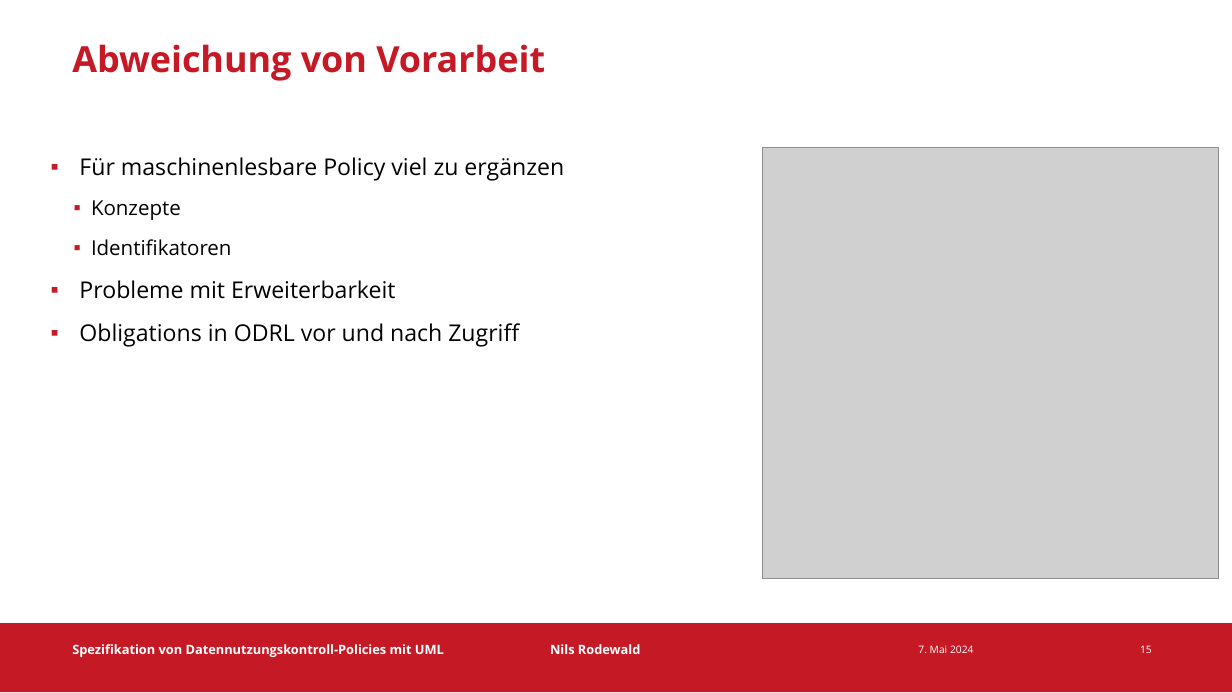
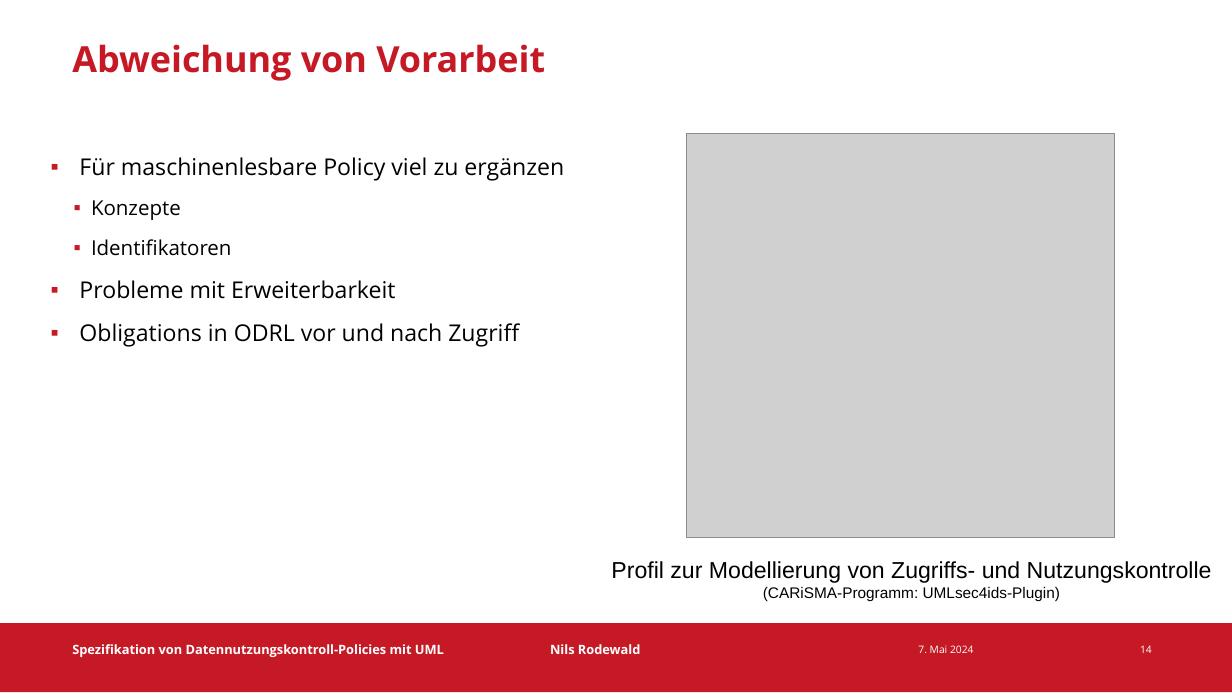
Before and after one commit to CARiSMA-Tool/carisma-tool, a slide deck: slide 14 of Zwischenvortrag/ZwischenvortragMitVorlage16_9.odp (slide 15 before the commit). Drawn at 1232x693 pixels with LibreOffice and Linux fonts; fonts in the diff are those of the drawing; grey boxes stand for pictures; background and template pictures are left out. Boxes give left, top, right and bottom in pixels: in the first picture for what was removed or moved away, otherwise in the second. Text is boxed around its words. In the diff, an @@ line names an element or a change of style, - is before the commit and + after.

```diff
--- a/Zwischenvortrag/ZwischenvortragMitVorlage16_9.odp
+++ b/Zwischenvortrag/ZwischenvortragMitVorlage16_9.odp
@@ picture: place and size @@
-picture at (762, 148, 1218, 579)
+picture at (687, 133, 1115, 538)
@@ text added at (611, 561, 1212, 601), 18 pt, text #000000 @@
+Profil zur Modellierung von Zugriffs- und Nutzungskontrolle
+(CARiSMA-Programm: UMLsec4ids-Plugin)
@@ page number at (1140, 645, 1152, 653): text changed @@
-15
+14
```
Also in this commit, not shown: 2 other slides changed.
